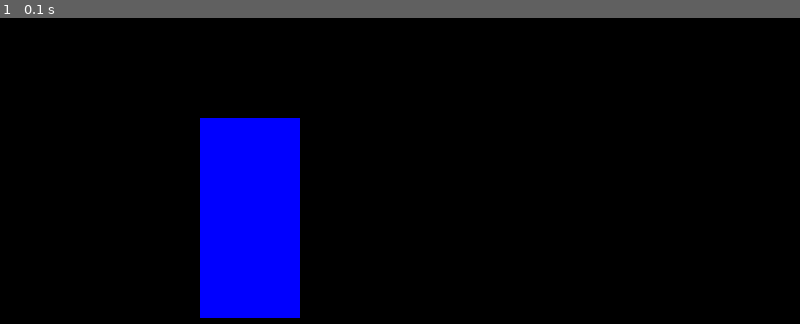
Above: before the commit, frame 1.
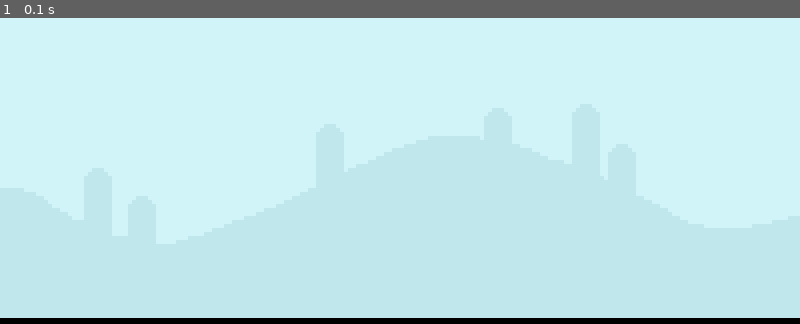
Above: after the commit, the same moment.

Repository: alexkzw/Pygame
Game: pygame game, started from Project/initial.py
Two runs of this game, one before a commit and one after it. Both use one fixed random seed, a clock stepped at 60 frames per second and the inputs below.
Inputs:
- Up to frame 1 (0.1 s): no input

The runs differ from the first frame. In frame 1, 98% of the frame differs, in the area x 0-100%, y 0-99%.

Commit message:
initial commit

Diff:
--- a/Project/initial.py
+++ b/Project/initial.py
@@ -12,8 +12,7 @@
 clock = pygame.time.Clock()
 
 #Creating a surface of just plain colour
-test_surface = pygame.Surface((100, 200))
-test_surface.fill('Blue')
+test_surface = pygame.image.load('graphics/Sky.png')
 
 while True:
 
@@ -24,7 +23,7 @@
             exit()
 
     #attach test_surface to display surface
-    screen.blit(test_surface, (200, 100)) #calling the display surface itself (blit = block image transfer - i.e.
+    screen.blit(test_surface, (0, 0)) #calling the display surface itself (blit = block image transfer - i.e.
     #putting 1 surface on another surface). surface = test_surface, position = c(0,0)
 
     pygame.display.update()
